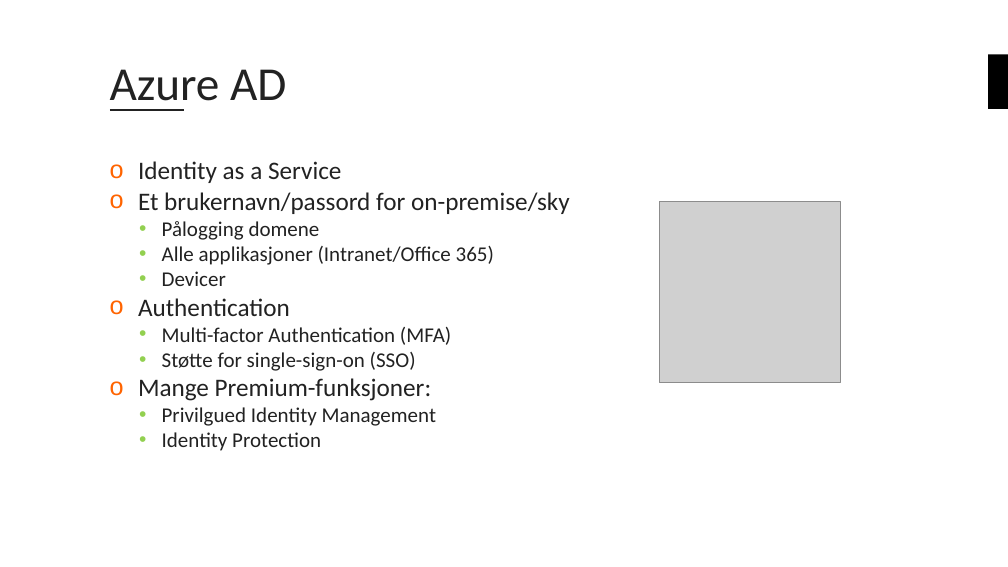
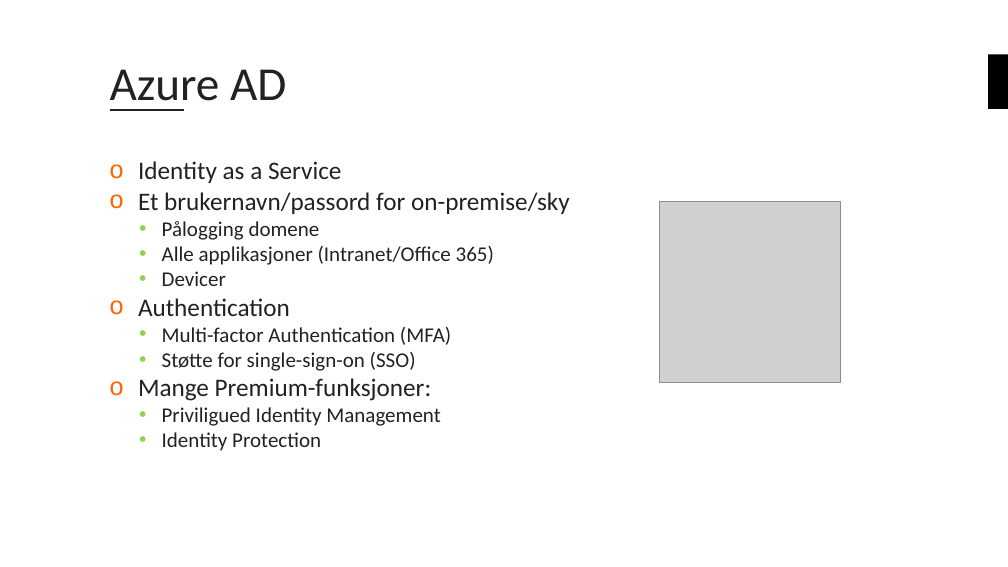
Before and after one commit to bouvet/azure-workshops, a slide deck: slide 16 of Workshop_3/Presentasjon/Azureskolen-Workshop#3.pptx (slide 11 before the commit). Drawn at 1008x567 pixels with LibreOffice and Linux fonts; fonts in the diff are those of the drawing; grey boxes stand for pictures; background and template pictures are left out. Boxes give left, top, right and bottom in pixels: in the first picture for what was removed or moved away, otherwise in the second. Text is boxed around its words. In the diff, an @@ line names an element or a change of style, - is before the commit and + after.

```diff
--- a/Workshop_3/Presentasjon/Azureskolen-Workshop#3.pptx
+++ b/Workshop_3/Presentasjon/Azureskolen-Workshop#3.pptx
@@ text at (x1=162, y1=407, x2=441, y2=426): text changed @@
-  • Privilgued Identity Management
+  • Priviligued Identity Management
```
Also in this commit, not shown: 7 other slides changed, 7 slides added, 3 other files.
